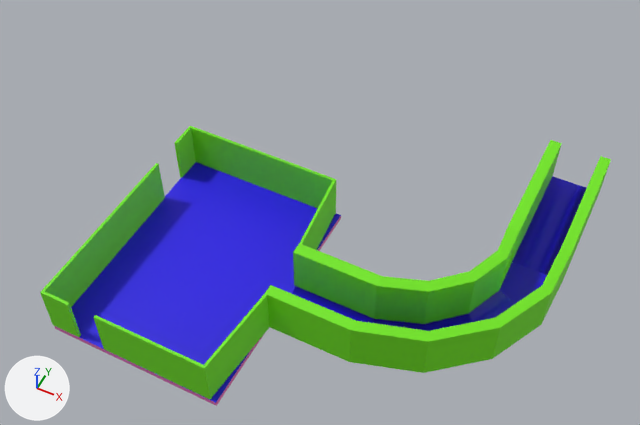
Before and after pictures for a commit that changed the FBX model Assets/Models/env/Level/Level2Office.fbx.
Camera for both pictures: a 50 mm camera at (-13.5, -29.7, 26.8) aimed at (-23.4, -9.9, 2.1). The lights are fixed; the arrows at lower left show +X, +Y and +Z. Vertices at the same position are counted once.

Script lines for the objects in view, before the commit:
```python
me_cube_001 = bpy.data.meshes.new('Cube.001')
me_cube_001.from_pydata(...)  # 212 vertices, 212 faces; spans x -29.3..-14.4, y -18.4..-3.0, z 0.7..3.6
# faces by material slot: [36, 154, 22]
me_cube_001.materials.append(mat_concrete)  # pink #e773c2
me_cube_001.materials.append(mat_introwalls)  # green #72e714
me_cube_001.materials.append(mat_introfloor)  # blue #1f00e7
ob_cube_001 = bpy.data.objects.new('Cube.001', me_cube_001)
ob_cube_001.location = (0.0, 0.0, 0.0)
```
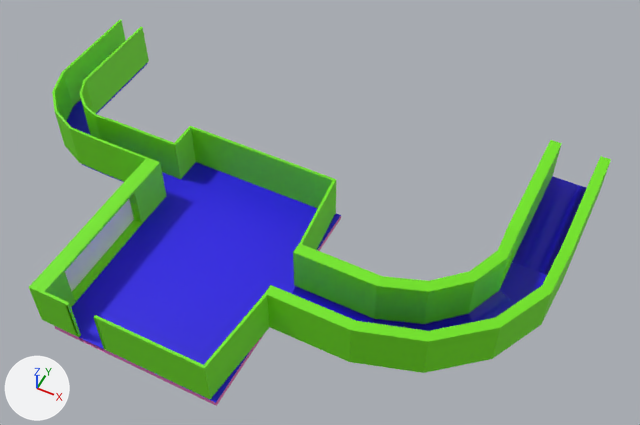
Diff of the bpy script that builds the scene:
```diff
--- a/Assets/Models/env/Level/Level2Office.fbx.py
+++ b/Assets/Models/env/Level/Level2Office.fbx.py
@@ mat_glass @@
+mat_glass = principled_material('Glass')
+mat_glass.base_color = (0.8, 0.8, 0.8)  # white #e7e7e7
@@ me_cube_001 @@
 # used by ob_cube_001; location = (0.0, 0.0, 0.0)
-me_cube_001.from_pydata(...)  # 212 vertices, 212 faces; spans x -29.3..-14.4, y -18.4..-3.0, z 0.7..3.6
+me_cube_001.from_pydata(...)  # 381 vertices, 380 faces; spans x -35.6..-14.4, y -18.4..-3.0, z 0.7..3.6
+# me_cube_001 part 1
+# 32 faces are deleted
+# 70 vertices are added at x -35.2..-22.8, y -18.3..-9.0, z 1.6..3.6
+# 7 new vertices lie (-0.5, 0.0, 0.0) away from vertices in x -29.3, y -18.3..-18.2, z 1.8..3.6
+# 6 new vertices lie (1.0, 0.0, 0.0) away from vertices in x -29.2, y -14.6..-13.1, z 1.6..1.8
+# 6 new vertices lie (1.1, 0.0, 0.0) away from vertices in x -29.3..-28.2, y -18.3..-9.4, z 1.6..1.8
+# 8 new vertices lie (1.0, 0.0, 0.0) away from vertices in x -28.2..-28.1, y -18.3..-9.4, z 1.6..1.8
+# 6 new vertices lie (0.0, -1.2, 0.0) away from vertices in x -29.2..-27.1, y -9.4, z 1.6..1.8
+# 8 new vertices lie (0.0, -1.0, 0.0) away from vertices in x -29.3..-27.1, y -10.6, z 1.6..1.8
+# 8 new vertices lie (-2.7, 0.1, 0.0) away from vertices in x -29.3, y -11.7..-10.5, z 1.6..3.6
+# 6 new vertices lie (-0.8, -0.1, 0.0) away from vertices in x -32.0, y -10.5..-10.4, z 1.6..3.6
+# 6 new vertices lie (-0.9, 0.0, 0.0) away from vertices in x -26.2, y -18.3..-18.2, z 1.8..3.6
+# 6 new vertices lie (0.0, 0.9, 0.0) away from vertices in x -29.8..-29.2, y -18.2, z 1.8..3.6
+# 6 new vertices lie (0.0, 4.2, 0.0) away from vertices in x -29.8..-29.2, y -17.3, z 1.8..3.6
+# 6 new vertices lie (-0.4, 1.1, 0.0) away from vertices in x -35.2..-35.1, y -10.1, z 1.6..3.6
+# 6 new vertices lie (0.0, 4.0, 0.0) away from vertices in x -35.6..-35.5, y -9.0, z 1.6..3.6
+# 6 new vertices lie (0.0, 4.0, 0.0) away from vertices in x -34.5..-34.4, y -9.0, z 1.6..3.6
+# 8 new vertices lie (0.0, 0.0, 1.6) away from vertices in x -29.8..-29.2, y -17.2..-13.2, z 1.9
+# 42 new faces join them, mat_introfloor (blue #1f00e7)
+# 124 new faces join them, mat_introwalls (green #72e714)
+# 33 new faces join them, mat_concrete (pink #e773c2)
+# 1 new face joins them, mat_glass (white #e7e7e7)
 me_cube_001.materials.append(mat_concrete)
@@ me_cube_001 @@
 me_cube_001.materials.append(mat_introfloor)
+me_cube_001.materials.append(mat_glass)  # white #e7e7e7
```

Changed parts and their boxes (x1, y1, x2, y2) in the pictures (640 x 425 px):
'Cube.001', reshaped (38% taller)
    before: (40, 126, 611, 406)
    after: (29, 20, 611, 406)
part 1 of me_cube_001, built on
    before: (43, 143, 341, 405)
    after: (29, 20, 341, 405)
